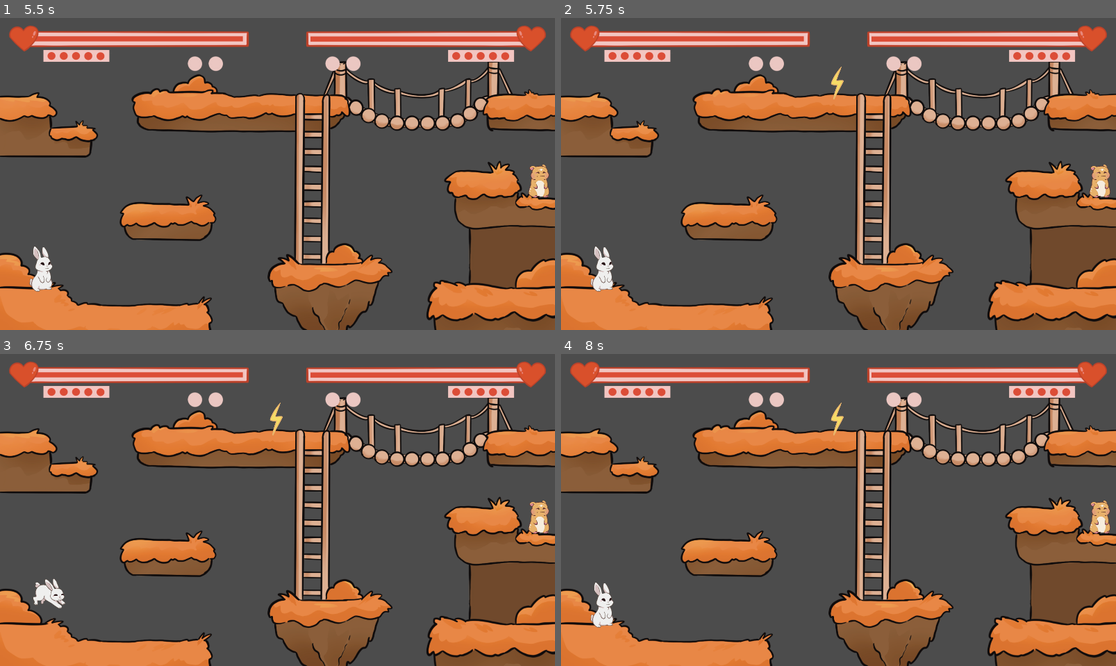
Above: before the commit, frames 1-4 (two rows, left to right).
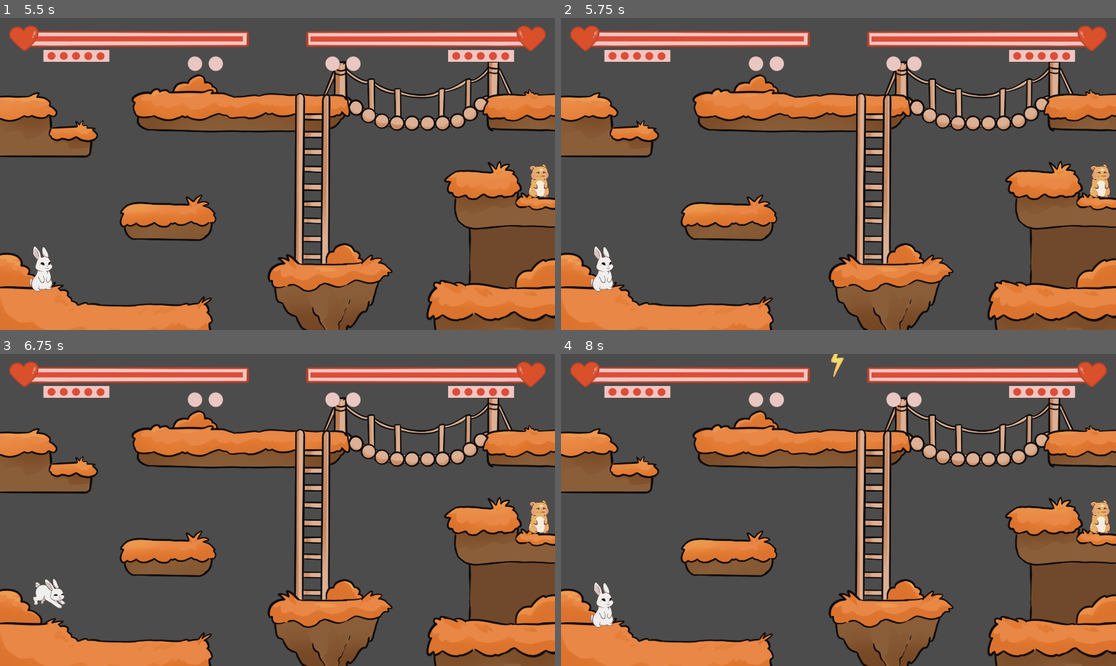
Above: after the commit, the same moments.

Repository: coffandro/ArcadeGame
Game: Godot game, scene res://Main.tscn
Two runs of this game, one before a commit and one after it. Both use one fixed random seed, a clock stepped at 60 frames per second and the inputs below.
Inputs (mouse positions are in pixels of both pictures, inside the frame that each line leads up to):
- Up to frame 1 (5.5 s): click "Start" at 0.5 s; move the mouse to (399, 158) at 1.27 s; tap Enter at 2, 3.5, 5 s; move the mouse to (166, 189) at 2.02 s; tap Space at 2.75, 4.25 s; move the mouse to (333, 105) at 2.77 s; move the mouse to (249, 236) at 3.52 s; move the mouse to (444, 220) at 4.27 s; move the mouse to (111, 127) at 5.02 s
- Up to frame 2 (5.75 s): no input
- Up to frame 3 (6.75 s): move the mouse to (305, 510) at 5.77 s; tap Space at 6.5 s; move the mouse to (194, 432) at 6.52 s
- Up to frame 4 (8 s): move the mouse to (960, 494) at 7.27 s

Frame 1 is identical in both runs. In frame 2, less than 0.1% of the frame differs, in the area x 48-51%, y 15-27%; in frame 3, less than 0.1%; in frame 4, 0.2%, in the area x 48-51%, y 0-27%.

Commit message:
Add pellet movement

Diff:
--- a/Nodes/LD/PowerPellet.tscn
+++ b/Nodes/LD/PowerPellet.tscn
@@ -20,4 +20,6 @@
 [node name="Collision" type="CollisionShape2D" parent="Pellet"]
 shape = SubResource( 1 )
 
+[node name="ZeroPoint" type="Node2D" parent="."]
+
 [connection signal="body_entered" from="Pellet" to="." method="_on_Pellet_body_entered"]
--- a/Scripts/LD/PowerPellet.gd
+++ b/Scripts/LD/PowerPellet.gd
@@ -4,6 +4,8 @@
 
 var currentPellet:int
 var id:int
+var offset = 750
+var t = 0.0
 var powerupAssets = [
 	preload("res://Art/Levels/Powerups/Bullets.png"),
 	preload("res://Art/Levels/Powerups/Lightning.png"),
@@ -23,7 +25,18 @@
 	currentPellet = PelletNum
 	$Pellet/Sprite.texture = powerupAssets[PelletNum-1]
 	$Pellet/Collision.set_deferred("disabled", false)
-	$Pellet.position = Vector2($Pellet.position.x, 0)
+	$Pellet.position.y -= offset
+	t = 0
+
+func _physics_process(delta: float) -> void:
+	if $Pellet.position != $ZeroPoint.position:
+		t += delta * 0.3
+		$Pellet.position = ($ZeroPoint.position - Vector2(0, offset)).linear_interpolate($ZeroPoint.position, t)
+		if t > 1:
+			t = 1
+
+func round_to_dec(num, digit):
+	return round(num * pow(10.0, digit)) / pow(10.0, digit)
 
 func _on_Pellet_body_entered(body:Node):
 	if body.is_in_group("Player"):
